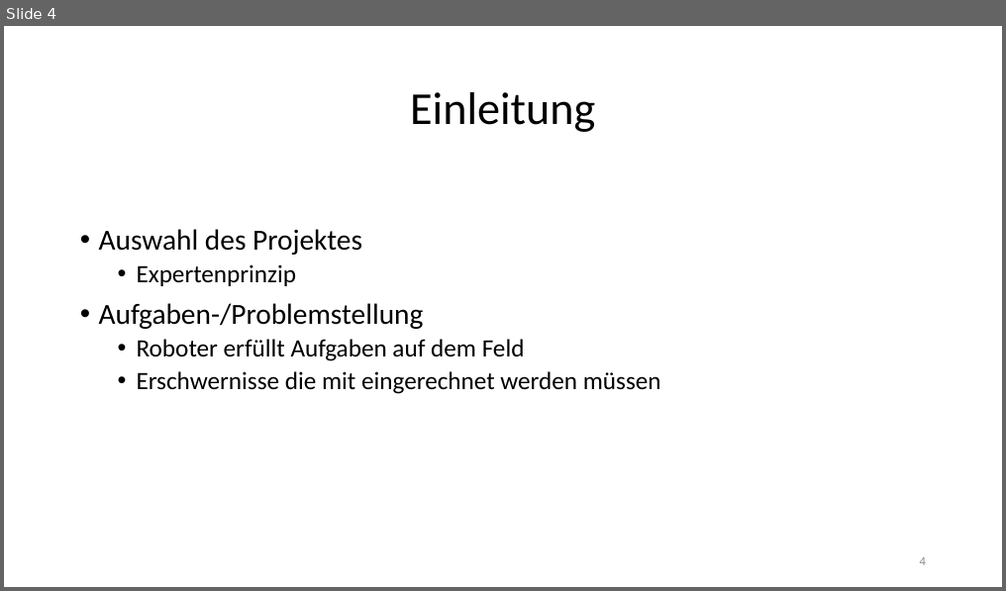
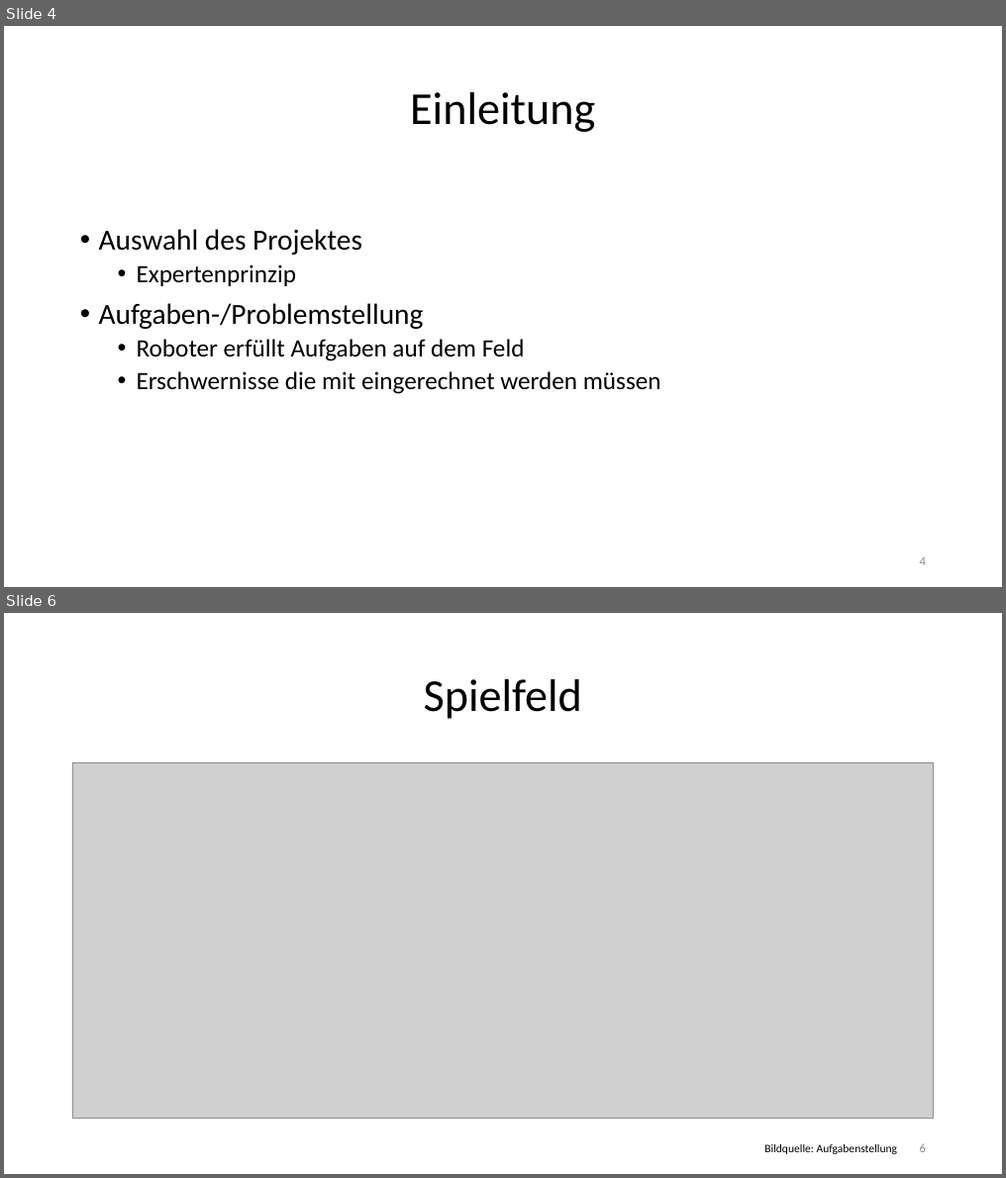
Before and after one commit to jhbruhn/fmes, a slide deck: Dokumentation/Roboter.pptx. Shown one above the other, each under a label of ours: slide 4 before the commit, slides 4 and 6 after it; the slides between them are not shown. The pictures are 1006x591 and 1006x1178 pixels, drawn with LibreOffice and Linux fonts; fonts in the diff are those of the drawing; grey boxes stand for pictures. Boxes give left, top, right and bottom in pixels: in the first picture for what was removed or moved away, otherwise in the second. Text is boxed around its words. In the diff, an @@ line names an element or a change of style, - is before the commit and + after.

```diff
--- a/Dokumentation/Roboter.pptx
+++ b/Dokumentation/Roboter.pptx
@@ slide 6 added at <box>4,613,1002,1174</box>, background #FFFFFF @@
@@ title added at <box>424,679,582,719</box>, 44 pt, text #000000 @@
+Spielfeld
@@ picture added at <box>73,762,934,1119</box> @@
@@ text added at <box>764,1145,897,1155</box>, 11 pt, text #000000 @@
+Bildquelle: Aufgabenstellung
@@ page number added at <box>920,1144,926,1153</box>, 12 pt, text #8C8C8C @@
+6
```
Also in this commit, not shown: 13 slides changed, 3 other slides added, 2 slides removed.
